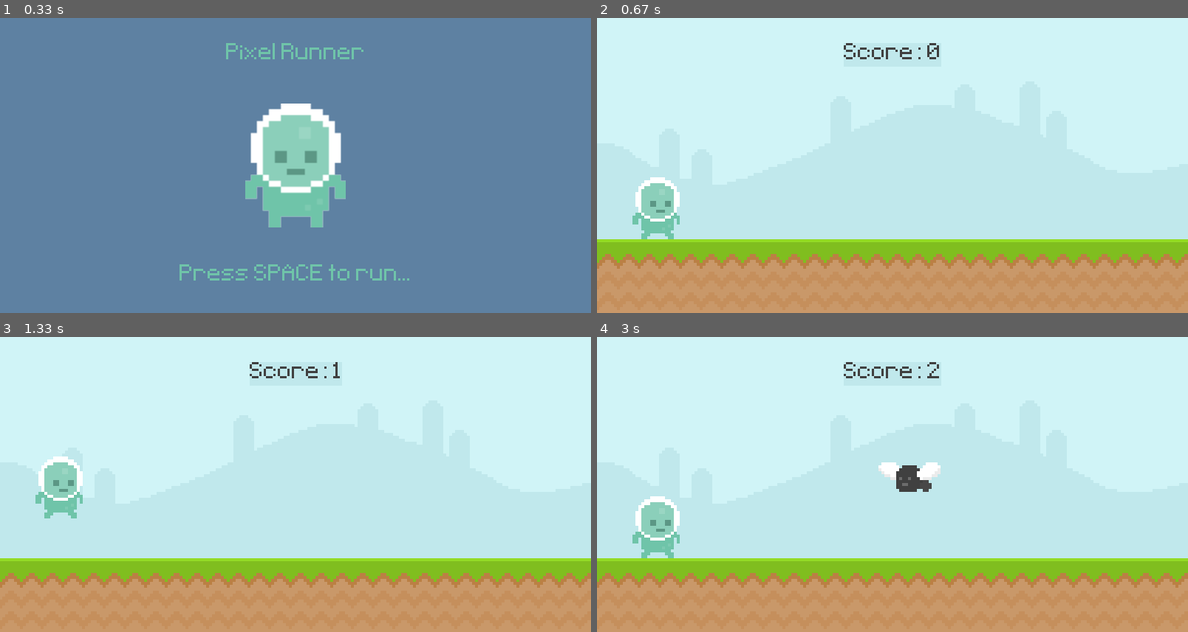
Above: before the commit, frames 1-4 (two rows, left to right).
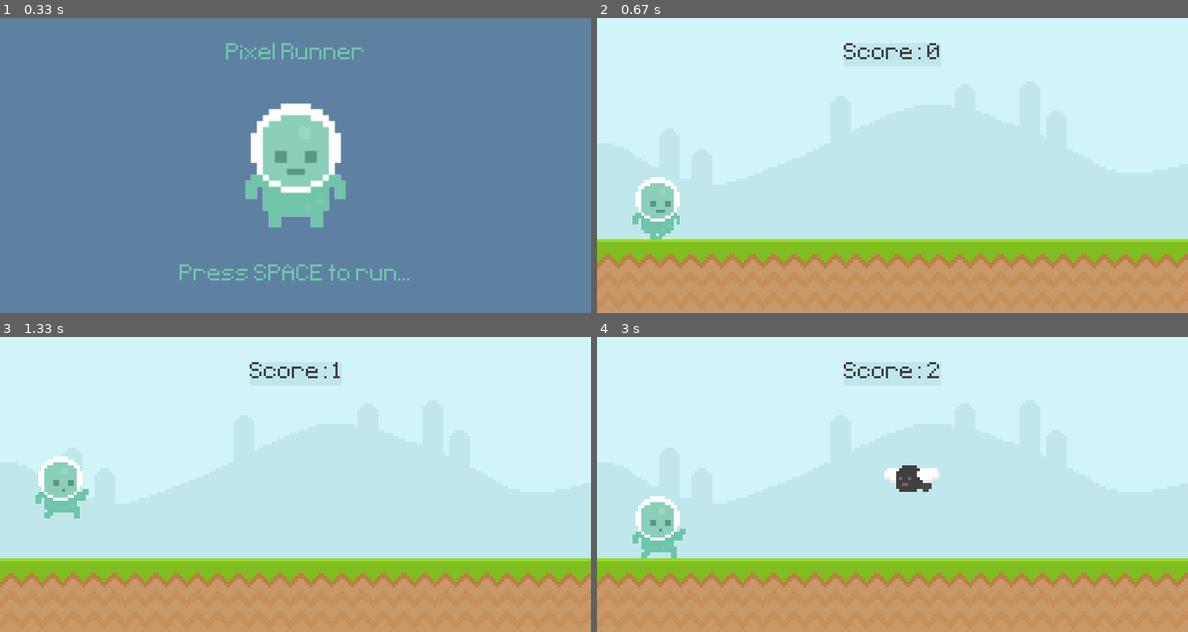
Above: after the commit, the same moments.

Repository: Computational-Simulation-Projects/Clear-Code-the-ultimate-introduction-to-PyGame
Game: pygame game, started from main.py
Two runs of this game, one before a commit and one after it. Both use one fixed random seed, a clock stepped at 60 frames per second and the inputs below.
Inputs (mouse positions are in pixels of both pictures, inside the frame that each line leads up to):
- Up to frame 1 (0.33 s): no input
- Up to frame 2 (0.67 s): tap Space at 0.33 s
- Up to frame 3 (1.33 s): click (59, 525) at 0.72 s
- Up to frame 4 (3 s): click (656, 525) at 1.55 s; tap Space at 2.33, 2.73 s

Frame 1 is identical in both runs. In frame 2, less than 0.1% of the frame differs, in the area x 7-13%, y 73-75%; in frame 3, 0.1%; in frame 4, 0.3%, in the area x 10-59%, y 42-75%.

Commit message:
animated-the-player-and-obstacles-using-multiple-frames

Diff:
--- a/main.py
+++ b/main.py
@@ -3,7 +3,7 @@
 from random import randint
 
 
-def display_score():
+def display_score():  # display score
     # gives time in miliseconds since pygame.init() was called
     current_time = (pygame.time.get_ticks() // 1000) - start_time
 
@@ -36,6 +36,8 @@
             obstacle_rect for obstacle_rect in obstacle_list if obstacle_rect.x > -50]
         return obstacle_list
     return []
+
+# detect collision between player and obstacles
 
 
 def collision_detection(player_rect, obstacle_list):
@@ -45,6 +47,21 @@
                 return False
     return True
 
+# animate the player screen
+
+
+def player_animation():
+    global player_surf, player_walk_index
+
+    if player_rect.bottom < 300:
+        # display the jump surface when player is not on floor
+        player_surf = player_jump
+    else:
+        # play walking animation if the player is on the floor
+        # since 2 is the length of the list
+        player_surf = player_walk[int(player_walk_index) % 2]
+        player_walk_index += 0.1
+
 
 # initialize pygame
 pygame.init()
@@ -71,24 +88,20 @@
 
 # here convert() is not needed since the sprite needs transparent background
 # convert_alpha() considers th transparency / alpha values too
-player_surf = pygame.image.load(
+player_walk_1 = pygame.image.load(
     './graphics/Player/player_walk_1.png').convert_alpha()
-# takes a surface and returns a rectangle
+player_walk_2 = pygame.image.load(
+    './graphics/Player/player_walk_2.png').convert_alpha()
+player_walk = [player_walk_1, player_walk_2]
+player_walk_index = 0  # index of the player_walk list
+
+player_jump = pygame.image.load(
+    './graphics/Player/player_jump.png').convert_alpha()
+
+player_surf = player_walk[player_walk_index]
+# .get_rect() takes a surface and returns a rectangle
 player_rect = player_surf.get_rect(midbottom=(80, 300))
 player_gravity = 0
-
-# obstacles
-obstacle_rect_list = []
-
-# rectangles are not needed as they are added during the event loop
-snail_surf = pygame.image.load(
-    './graphics/Snail/snail1.png').convert_alpha()
-fly_surf = pygame.image.load('./graphics/Fly/fly1.png').convert_alpha()
-
-# intro screen
-game_title_surf = test_font.render('Pixel Runner', False, (111, 196, 169))
-game_title_rect = game_title_surf.get_rect(
-    center=(width // 2, height // 4 - 50))
 
 player_stand_surf = pygame.image.load(
     './graphics/Player/player_stand.png').convert_alpha()
@@ -96,15 +109,47 @@
 player_stand_rect = player_stand_surf.get_rect(
     center=(width // 2, height // 2))
 
+
+# obstacles
+obstacle_rect_list = []
+
+# frames for the snail
+# rectangles are not needed as they are added during the event loop
+snail_frame_1 = pygame.image.load(
+    './graphics/Snail/snail_1.png').convert_alpha()
+snail_frame_2 = pygame.image.load(
+    './graphics/Snail/snail_2.png').convert_alpha()
+snail_frames = [snail_frame_1, snail_frame_2]
+snail_frame_index = 0
+snail_surf = snail_frames[snail_frame_index]
+
+# frames for the fly
+fly_frame_1 = pygame.image.load('./graphics/Fly/fly_1.png').convert_alpha()
+fly_frame_2 = pygame.image.load('./graphics/Fly/fly_2.png').convert_alpha()
+fly_frames = [fly_frame_1, fly_frame_2]
+fly_frame_index = 0
+fly_surf = fly_frames[fly_frame_index]
+
+# intro screen
+game_title_surf = test_font.render('Pixel Runner', False, (111, 196, 169))
+game_title_rect = game_title_surf.get_rect(
+    center=(width // 2, height // 4 - 50))
+
 game_message_surf = test_font.render(
     'Press SPACE to run...', False, (111, 196, 169))
 game_message_rect = game_message_surf.get_rect(
     center=(width // 2, (height * 3) // 4 + 50))
 
 
-# timer
+# timers
 obstacle_timer = pygame.USEREVENT + 1
 pygame.time.set_timer(obstacle_timer, 1500)
+
+snail_animation_timer = pygame.USEREVENT + 2
+pygame.time.set_timer(snail_animation_timer, 500)
+
+fly_animation_timer = pygame.USEREVENT + 3
+pygame.time.set_timer(fly_animation_timer, 200)
 
 # create the game loop
 game_running = True
@@ -137,6 +182,22 @@
                     obstacle_rect_list.append(
                         fly_surf.get_rect(bottomright=(randint(900, 1400), 210)))
 
+            if event.type == snail_animation_timer:
+                if snail_frame_index == 0:
+                    # print('triggered')
+                    snail_frame_index = 1
+                else:
+                    snail_frame_index = 0
+                # print(snail_frame_index)
+                snail_surf = snail_frames[snail_frame_index]
+
+            if event.type == fly_animation_timer:
+                if fly_frame_index == 0:
+                    fly_frame_index = 1
+                else:
+                    fly_frame_index = 0
+                fly_surf = fly_frames[fly_frame_index]
+
         else:
             if event.type == pygame.KEYDOWN and event.key == pygame.K_SPACE:
                 game_active = True
@@ -159,6 +220,7 @@
         screen.blit(player_surf, player_rect)
 
         # update everything
+        player_animation()  # update player animation frames
 
         # update the motion of obstacles
         obstacle_rect_list = obstacle_movement(obstacle_rect_list)
Renamed: graphics/Fly/Fly1.png -> graphics/Fly/fly_1.png
Renamed: graphics/Fly/Fly2.png -> graphics/Fly/fly_2.png
Renamed: graphics/Player/jump.png -> graphics/Player/player_jump.png
Renamed: graphics/snail/snail1.png -> graphics/Snail/snail_1.png
Renamed: graphics/snail/snail2.png -> graphics/Snail/snail_2.png
